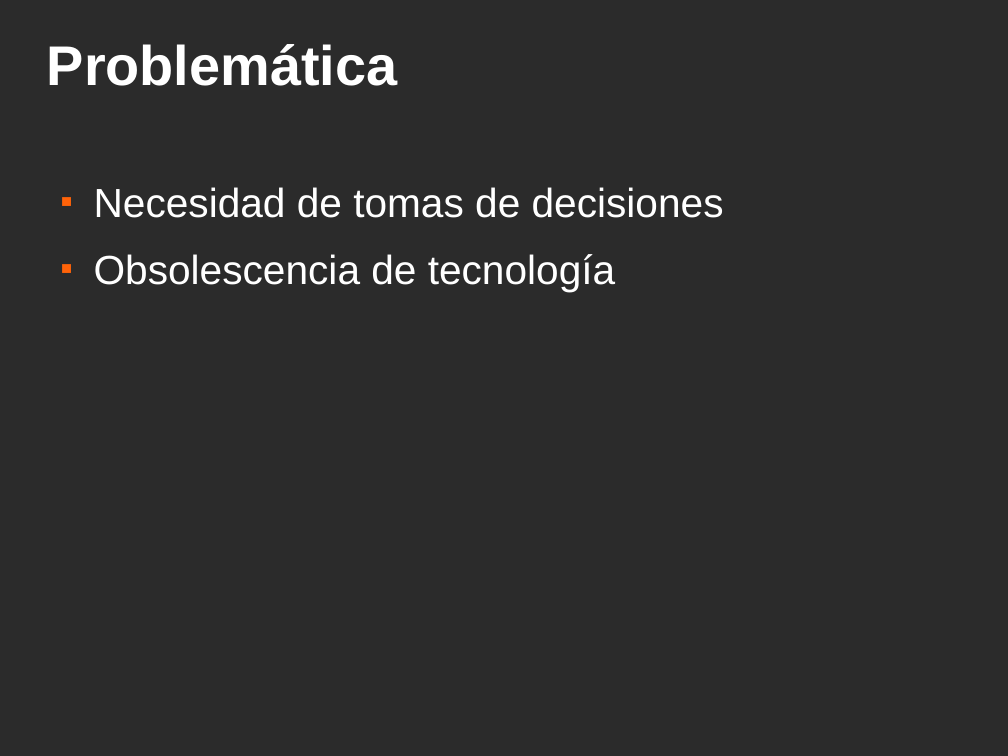
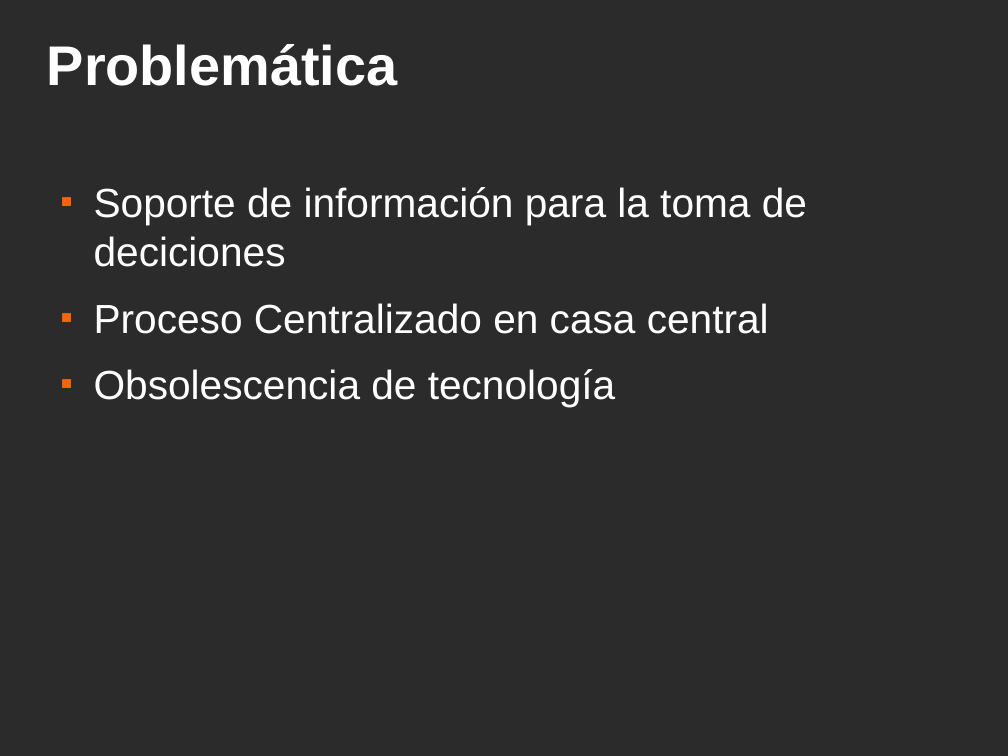
Before and after one commit to ervin45/proyectofinal, a slide deck: slide 4 of doc/material_para_la_catedra/presentacion_final/presentacion_final.odp. Drawn at 1008x756 pixels with LibreOffice and Linux fonts; fonts in the diff are those of the drawing; background and template pictures are left out; a plain dark background stands for a picture behind light text. Boxes give left, top, right and bottom in pixels: in the first picture for what was removed or moved away, otherwise in the second. Text is boxed around its words. In the diff, an @@ line names an element or a change of style, - is before the commit and + after.

```diff
--- a/doc/material_para_la_catedra/presentacion_final/presentacion_final.odp
+++ b/doc/material_para_la_catedra/presentacion_final/presentacion_final.odp
@@ text at (94,187,807,334): text changed @@
-■ Necesidad de tomas de decisiones
+■ Soporte de información para la toma de deciciones
+■ Proceso Centralizado en casa central
```
Also in this commit, not shown: 5 other slides changed, 8 slides added, 4 slides removed.
